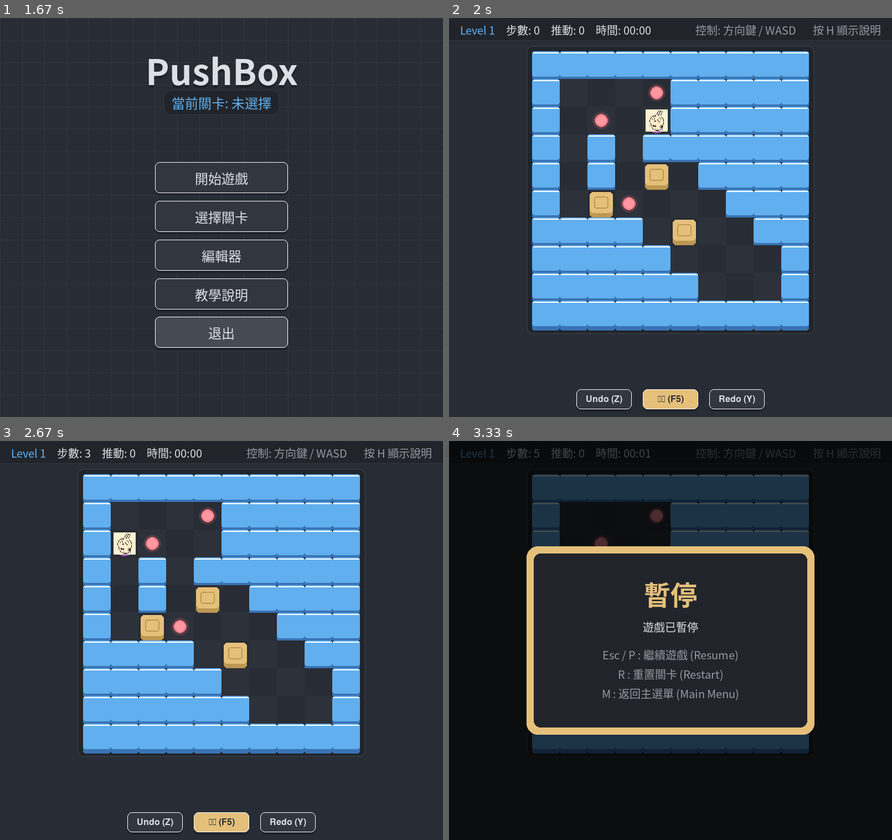
Above: before the commit, frames 1-4 (two rows, left to right).
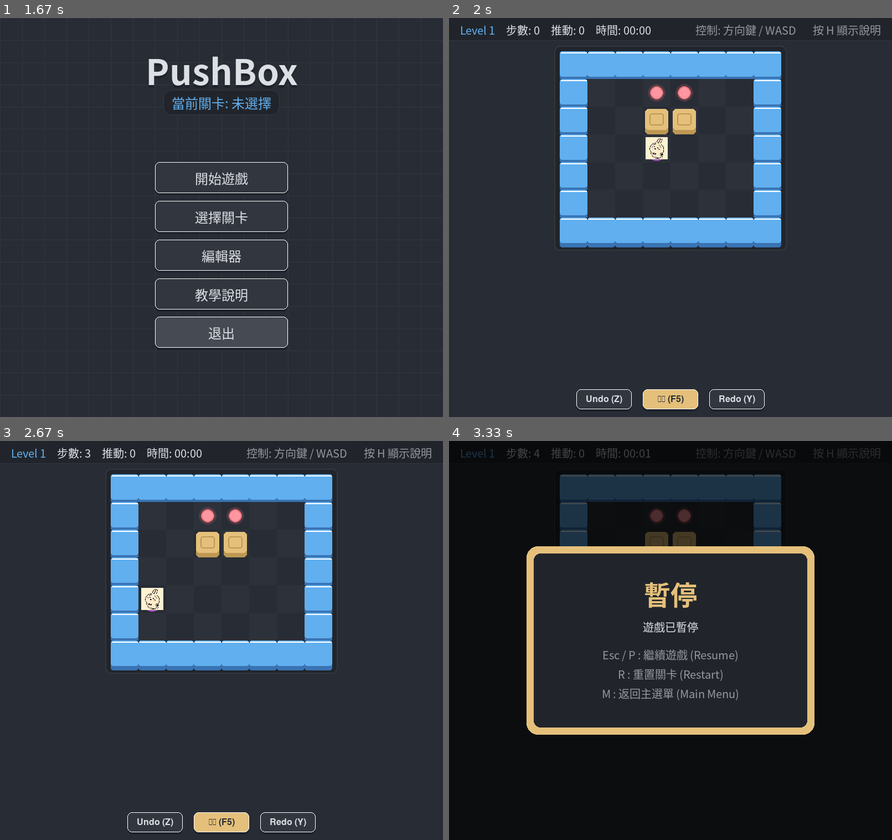
Above: after the commit, the same moments.

Repository: YI-TING-EE13/Pushbox-Pygame
Game: pygame game, started from main.py
Two runs of this game, one before a commit and one after it. Both use one fixed random seed, a clock stepped at 60 frames per second and the inputs below.
Inputs (mouse positions are in pixels of both pictures, inside the frame that each line leads up to):
- Up to frame 1 (1.67 s): hold Right 0.33-0.8 s; move the mouse to (203, 233) at 0.37 s; hold Up 0.83-1.13 s
- Up to frame 2 (2 s): click "開始遊戲" at 1.72 s
- Up to frame 3 (2.67 s): tap S at 2 s; hold Left from 2.33 s (still down)
- Up to frame 4 (3.33 s): release Left at 2.87 s; hold Down 2.9-3.2 s; tap Esc at 3.23 s

Frame 1 is identical in both runs. In frame 2, 28% of the frame differs, in the area x 18-82%, y 8-79%; in frame 3, 28%; in frame 4, 8.2%.

Commit message:
refactor: reorder default levels by difficulty

Diff:
--- a/src/pushbox/utils/constants.py
+++ b/src/pushbox/utils/constants.py
@@ -88,6 +88,92 @@
 # Default level data (Unchanged)
 DEFAULT_LEVELS = {
     "Level 1": [
+        [1, 1, 1, 1, 1, 1, 1, 1],
+        [1, 0, 0, 2, 2, 0, 0, 1],
+        [1, 0, 0, 3, 3, 0, 0, 1],
+        [1, 0, 0, 4, 0, 0, 0, 1],
+        [1, 0, 0, 0, 0, 0, 0, 1],
+        [1, 0, 0, 0, 0, 0, 0, 1],
+        [1, 1, 1, 1, 1, 1, 1, 1],
+    ],
+    "Level 2": [
+        [1, 1, 1, 1, 1, 1, 1, 1],
+        [1, 0, 2, 0, 0, 0, 0, 1],
+        [1, 0, 3, 0, 0, 0, 0, 1],
+        [1, 0, 0, 0, 0, 0, 0, 1],
+        [1, 0, 4, 0, 3, 0, 2, 1],
+        [1, 0, 0, 0, 0, 0, 0, 1],
+        [1, 0, 0, 0, 0, 0, 0, 1],
+        [1, 1, 1, 1, 1, 1, 1, 1],
+    ],
+    "Level 3": [
+        [1, 1, 1, 1, 1, 1, 1, 1, 1],
+        [1, 0, 2, 0, 2, 0, 2, 0, 1],
+        [1, 0, 3, 0, 3, 0, 3, 0, 1],
+        [1, 0, 0, 0, 4, 0, 0, 0, 1],
+        [1, 0, 0, 0, 0, 0, 0, 0, 1],
+        [1, 0, 1, 1, 1, 0, 0, 0, 1],
+        [1, 0, 0, 0, 0, 0, 0, 0, 1],
+        [1, 1, 1, 1, 1, 1, 1, 1, 1],
+    ],
+    "Level 4": [
+        [1, 1, 1, 1, 1, 1, 1, 1, 1],
+        [1, 0, 0, 0, 0, 1, 1, 1, 1],
+        [1, 0, 3, 3, 3, 1, 1, 1, 1],
+        [1, 0, 0, 1, 2, 2, 1, 1, 1],
+        [1, 1, 0, 0, 2, 2, 3, 0, 1],
+        [1, 1, 0, 0, 0, 0, 4, 0, 1],
+        [1, 1, 1, 1, 1, 1, 1, 1, 1],
+    ],
+    "Level 5": [
+        [1, 1, 1, 1, 1, 1, 1, 1, 1, 1],
+        [1, 0, 0, 2, 0, 2, 0, 0, 0, 1],
+        [1, 0, 0, 3, 0, 3, 0, 0, 0, 1],
+        [1, 0, 0, 0, 0, 0, 0, 0, 0, 1],
+        [1, 0, 0, 3, 0, 3, 0, 0, 0, 1],
+        [1, 0, 0, 2, 0, 2, 0, 0, 0, 1],
+        [1, 0, 0, 0, 4, 0, 0, 0, 0, 1],
+        [1, 0, 0, 0, 0, 0, 0, 0, 0, 1],
+        [1, 1, 1, 1, 1, 1, 1, 1, 1, 1],
+    ],
+    "Level 6": [
+        [1, 1, 1, 1, 1, 1, 1, 1],
+        [1, 0, 0, 0, 2, 0, 0, 1],
+        [1, 0, 1, 0, 3, 0, 0, 1],
+        [1, 0, 4, 0, 1, 0, 0, 1],
+        [1, 0, 0, 0, 3, 0, 2, 1],
+        [1, 0, 0, 0, 0, 0, 0, 1],
+        [1, 1, 1, 1, 1, 1, 1, 1],
+    ],
+    "Level 7": [
+        [1, 1, 1, 1, 1, 1, 1, 1, 1],
+        [1, 0, 0, 0, 2, 0, 0, 0, 1],
+        [1, 0, 1, 0, 3, 0, 1, 0, 1],
+        [1, 0, 0, 0, 1, 0, 2, 0, 1],
+        [1, 0, 4, 0, 3, 0, 0, 0, 1],
+        [1, 0, 0, 0, 0, 0, 0, 0, 1],
+        [1, 1, 1, 1, 1, 1, 1, 1, 1],
+    ],
+    "Level 8": [
+        [1, 1, 1, 1, 1, 1, 1, 1, 1, 1],
+        [1, 0, 0, 0, 2, 0, 2, 0, 0, 1],
+        [1, 0, 0, 0, 3, 0, 3, 0, 0, 1],
+        [1, 0, 0, 0, 0, 0, 0, 0, 0, 1],
+        [1, 0, 0, 1, 0, 1, 0, 0, 0, 1],
+        [1, 0, 4, 0, 3, 0, 0, 2, 0, 1],
+        [1, 0, 0, 0, 0, 0, 0, 0, 0, 1],
+        [1, 1, 1, 1, 1, 1, 1, 1, 1, 1],
+    ],
+    "Level 9": [
+        [1, 1, 1, 1, 1, 1, 1, 1, 1],
+        [1, 2, 2, 2, 2, 2, 2, 1, 1],
+        [1, 0, 0, 3, 0, 1, 0, 1, 1],
+        [1, 0, 3, 0, 1, 0, 3, 0, 1],
+        [1, 1, 3, 0, 3, 0, 3, 0, 1],
+        [1, 1, 0, 0, 4, 0, 0, 0, 1],
+        [1, 1, 1, 1, 1, 1, 1, 1, 1],
+    ],
+    "Level 10": [
         [1, 1, 1, 1, 1, 1, 1, 1, 1, 1],
         [1, 0, 0, 0, 2, 1, 1, 1, 1, 1],
         [1, 0, 2, 0, 4, 1, 1, 1, 1, 1],
@@ -99,25 +185,16 @@
         [1, 1, 1, 1, 1, 1, 0, 0, 0, 1],
         [1, 1, 1, 1, 1, 1, 1, 1, 1, 1],
     ],
-    "Level 2": [
-        [1, 1, 1, 1, 1, 1, 1, 1, 1],
-        [1, 0, 0, 0, 0, 1, 1, 1, 1],
-        [1, 0, 3, 3, 3, 1, 1, 1, 1],
-        [1, 0, 0, 1, 2, 2, 1, 1, 1],
-        [1, 1, 0, 0, 2, 2, 3, 0, 1],
-        [1, 1, 0, 0, 0, 0, 4, 0, 1],
-        [1, 1, 1, 1, 1, 1, 1, 1, 1],
-    ],
-    "Level 3": [
-        [1, 1, 1, 1, 1, 1, 1, 1, 1],
-        [1, 2, 2, 2, 2, 2, 2, 1, 1],
-        [1, 0, 0, 3, 0, 1, 0, 1, 1],
-        [1, 0, 3, 0, 1, 0, 3, 0, 1],
-        [1, 1, 3, 0, 3, 0, 3, 0, 1],
-        [1, 1, 0, 0, 4, 0, 0, 0, 1],
-        [1, 1, 1, 1, 1, 1, 1, 1, 1],
-    ],
-    "Level 4": [
+    "Level 11": [
+        [1, 1, 1, 1, 1, 1, 1, 1, 1],
+        [1, 0, 2, 0, 2, 0, 0, 0, 1],
+        [1, 0, 3, 3, 1, 0, 0, 0, 1],
+        [1, 0, 0, 4, 1, 0, 0, 0, 1],
+        [1, 0, 0, 0, 3, 0, 2, 0, 1],
+        [1, 0, 0, 0, 0, 0, 0, 0, 1],
+        [1, 1, 1, 1, 1, 1, 1, 1, 1],
+    ],
+    "Level 12": [
         [1, 1, 1, 1, 1, 1, 1, 1, 1],
         [1, 1, 1, 1, 2, 0, 0, 4, 1],
         [1, 0, 0, 3, 3, 3, 0, 0, 1],
@@ -127,7 +204,7 @@
         [1, 1, 1, 1, 0, 0, 0, 1, 1],
         [1, 1, 1, 1, 1, 1, 1, 1, 1],
     ],
-    "Level 5": [
+    "Level 13": [
         [1, 1, 1, 1, 1, 1, 1, 1, 1, 1],
         [1, 1, 1, 1, 0, 0, 0, 0, 1, 1],
         [1, 1, 2, 0, 3, 1, 1, 0, 1, 1],
@@ -135,83 +212,6 @@
         [1, 2, 2, 0, 3, 0, 3, 0, 1, 1],
         [1, 1, 1, 1, 1, 1, 0, 0, 1, 1],
         [1, 1, 1, 1, 1, 1, 1, 1, 1, 1],
-    ],
-    "Level 6": [
-        [1, 1, 1, 1, 1, 1, 1, 1],
-        [1, 0, 0, 2, 2, 0, 0, 1],
-        [1, 0, 0, 3, 3, 0, 0, 1],
-        [1, 0, 0, 4, 0, 0, 0, 1],
-        [1, 0, 0, 0, 0, 0, 0, 1],
-        [1, 0, 0, 0, 0, 0, 0, 1],
-        [1, 1, 1, 1, 1, 1, 1, 1],
-    ],
-    "Level 7": [
-        [1, 1, 1, 1, 1, 1, 1, 1],
-        [1, 0, 2, 0, 0, 0, 0, 1],
-        [1, 0, 3, 0, 0, 0, 0, 1],
-        [1, 0, 0, 0, 0, 0, 0, 1],
-        [1, 0, 4, 0, 3, 0, 2, 1],
-        [1, 0, 0, 0, 0, 0, 0, 1],
-        [1, 0, 0, 0, 0, 0, 0, 1],
-        [1, 1, 1, 1, 1, 1, 1, 1],
-    ],
-    "Level 8": [
-        [1, 1, 1, 1, 1, 1, 1, 1, 1],
-        [1, 0, 2, 0, 2, 0, 2, 0, 1],
-        [1, 0, 3, 0, 3, 0, 3, 0, 1],
-        [1, 0, 0, 0, 4, 0, 0, 0, 1],
-        [1, 0, 0, 0, 0, 0, 0, 0, 1],
-        [1, 0, 1, 1, 1, 0, 0, 0, 1],
-        [1, 0, 0, 0, 0, 0, 0, 0, 1],
-        [1, 1, 1, 1, 1, 1, 1, 1, 1],
-    ],
-    "Level 9": [
-        [1, 1, 1, 1, 1, 1, 1, 1, 1, 1],
-        [1, 0, 0, 0, 2, 0, 2, 0, 0, 1],
-        [1, 0, 0, 0, 3, 0, 3, 0, 0, 1],
-        [1, 0, 0, 0, 0, 0, 0, 0, 0, 1],
-        [1, 0, 0, 1, 0, 1, 0, 0, 0, 1],
-        [1, 0, 4, 0, 3, 0, 0, 2, 0, 1],
-        [1, 0, 0, 0, 0, 0, 0, 0, 0, 1],
-        [1, 1, 1, 1, 1, 1, 1, 1, 1, 1],
-    ],
-    "Level 10": [
-        [1, 1, 1, 1, 1, 1, 1, 1, 1, 1],
-        [1, 0, 0, 2, 0, 2, 0, 0, 0, 1],
-        [1, 0, 0, 3, 0, 3, 0, 0, 0, 1],
-        [1, 0, 0, 0, 0, 0, 0, 0, 0, 1],
-        [1, 0, 0, 3, 0, 3, 0, 0, 0, 1],
-        [1, 0, 0, 2, 0, 2, 0, 0, 0, 1],
-        [1, 0, 0, 0, 4, 0, 0, 0, 0, 1],
-        [1, 0, 0, 0, 0, 0, 0, 0, 0, 1],
-        [1, 1, 1, 1, 1, 1, 1, 1, 1, 1],
-    ],
-    "Level 11": [
-        [1, 1, 1, 1, 1, 1, 1, 1],
-        [1, 0, 0, 0, 2, 0, 0, 1],
-        [1, 0, 1, 0, 3, 0, 0, 1],
-        [1, 0, 4, 0, 1, 0, 0, 1],
-        [1, 0, 0, 0, 3, 0, 2, 1],
-        [1, 0, 0, 0, 0, 0, 0, 1],
-        [1, 1, 1, 1, 1, 1, 1, 1],
-    ],
-    "Level 12": [
-        [1, 1, 1, 1, 1, 1, 1, 1, 1],
-        [1, 0, 0, 0, 2, 0, 0, 0, 1],
-        [1, 0, 1, 0, 3, 0, 1, 0, 1],
-        [1, 0, 0, 0, 1, 0, 2, 0, 1],
-        [1, 0, 4, 0, 3, 0, 0, 0, 1],
-        [1, 0, 0, 0, 0, 0, 0, 0, 1],
-        [1, 1, 1, 1, 1, 1, 1, 1, 1],
-    ],
-    "Level 13": [
-        [1, 1, 1, 1, 1, 1, 1, 1, 1],
-        [1, 0, 2, 0, 2, 0, 0, 0, 1],
-        [1, 0, 3, 3, 1, 0, 0, 0, 1],
-        [1, 0, 0, 4, 1, 0, 0, 0, 1],
-        [1, 0, 0, 0, 3, 0, 2, 0, 1],
-        [1, 0, 0, 0, 0, 0, 0, 0, 1],
-        [1, 1, 1, 1, 1, 1, 1, 1, 1],
     ],
     "Level 14": [
         [1, 1, 1, 1, 1, 1, 1, 1, 1, 1],
@@ -224,6 +224,15 @@
         [1, 1, 1, 1, 1, 1, 1, 1, 1, 1],
     ],
     "Level 15": [
+        [1, 1, 1, 1, 1, 1, 1],
+        [1, 4, 0, 1, 0, 2, 1],
+        [1, 0, 3, 1, 3, 2, 1],
+        [1, 0, 0, 0, 0, 0, 1],
+        [1, 0, 1, 1, 1, 0, 1],
+        [1, 0, 0, 0, 0, 0, 1],
+        [1, 1, 1, 1, 1, 1, 1],
+    ],
+    "Level 16": [
         [1, 1, 1, 1, 1, 1, 1, 1, 1, 1],
         [1, 0, 2, 0, 2, 0, 2, 0, 0, 1],
         [1, 0, 3, 0, 3, 0, 3, 0, 0, 1],
@@ -234,7 +243,7 @@
         [1, 0, 2, 0, 0, 0, 0, 0, 0, 1],
         [1, 1, 1, 1, 1, 1, 1, 1, 1, 1],
     ],
-    "Level 16": [
+    "Level 17": [
         [1, 1, 1, 1, 1, 1, 1, 1, 1],
         [1, 0, 0, 0, 1, 0, 2, 2, 1],
         [1, 0, 3, 0, 1, 0, 0, 0, 1],
@@ -244,7 +253,18 @@
         [1, 0, 0, 0, 1, 0, 0, 0, 1],
         [1, 1, 1, 1, 1, 1, 1, 1, 1],
     ],
-    "Level 17": [
+    "Level 18": [
+        [1, 1, 1, 1, 1, 1, 1, 1, 1, 1],
+        [1, 0, 0, 2, 0, 0, 2, 0, 0, 1],
+        [1, 0, 3, 0, 0, 1, 0, 3, 0, 1],
+        [1, 0, 0, 0, 1, 1, 0, 0, 0, 1],
+        [1, 0, 1, 0, 0, 4, 0, 1, 0, 1],
+        [1, 0, 0, 0, 1, 1, 0, 0, 0, 1],
+        [1, 0, 3, 0, 0, 1, 0, 3, 0, 1],
+        [1, 0, 0, 2, 0, 0, 2, 0, 0, 1],
+        [1, 1, 1, 1, 1, 1, 1, 1, 1, 1],
+    ],
+    "Level 19": [
         [1, 1, 1, 1, 1, 1, 1, 1, 1, 1],
         [1, 2, 0, 0, 1, 0, 0, 0, 2, 1],
         [1, 0, 3, 0, 1, 0, 3, 0, 0, 1],
@@ -255,18 +275,85 @@
         [1, 0, 0, 0, 0, 1, 0, 0, 0, 1],
         [1, 1, 1, 1, 1, 1, 1, 1, 1, 1],
     ],
-    "Level 18": [
-        [1, 1, 1, 1, 1, 1, 1, 1, 1, 1],
-        [1, 0, 0, 2, 0, 0, 2, 0, 0, 1],
-        [1, 0, 3, 0, 0, 1, 0, 3, 0, 1],
-        [1, 0, 0, 0, 1, 1, 0, 0, 0, 1],
-        [1, 0, 1, 0, 0, 4, 0, 1, 0, 1],
-        [1, 0, 0, 0, 1, 1, 0, 0, 0, 1],
-        [1, 0, 3, 0, 0, 1, 0, 3, 0, 1],
-        [1, 0, 0, 2, 0, 0, 2, 0, 0, 1],
-        [1, 1, 1, 1, 1, 1, 1, 1, 1, 1],
-    ],
-    "Level 19": [
+    "Level 20": [
+        [1, 1, 1, 1, 1, 1, 1, 1, 1, 1],
+        [1, 4, 0, 0, 1, 0, 0, 2, 0, 1],
+        [1, 0, 3, 0, 1, 0, 0, 0, 0, 1],
+        [1, 0, 0, 0, 0, 0, 1, 0, 2, 1],
+        [1, 1, 0, 1, 1, 0, 1, 0, 0, 1],
+        [1, 0, 0, 0, 0, 3, 0, 0, 0, 1],
+        [1, 0, 2, 0, 1, 0, 0, 3, 0, 1],
+        [1, 0, 0, 0, 1, 0, 0, 0, 0, 1],
+        [1, 1, 1, 1, 1, 1, 1, 1, 1, 1],
+    ],
+    "Level 21": [
+        [1, 1, 1, 1, 1, 1, 1, 1, 1],
+        [1, 4, 0, 0, 1, 0, 0, 2, 1],
+        [1, 0, 3, 0, 1, 0, 0, 0, 1],
+        [1, 0, 0, 0, 1, 0, 0, 0, 1],
+        [1, 1, 0, 1, 1, 1, 0, 1, 1],
+        [1, 0, 0, 0, 1, 0, 0, 0, 1],
+        [1, 0, 3, 0, 1, 0, 3, 0, 1],
+        [1, 2, 0, 0, 0, 0, 0, 2, 1],
+        [1, 1, 1, 1, 1, 1, 1, 1, 1],
+    ],
+    "Level 22": [
+        [1, 1, 1, 1, 1, 1, 1, 1, 1],
+        [1, 4, 0, 0, 1, 0, 2, 0, 1],
+        [1, 0, 3, 0, 0, 0, 0, 0, 1],
+        [1, 0, 0, 1, 0, 1, 0, 2, 1],
+        [1, 1, 0, 1, 0, 1, 3, 0, 1],
+        [1, 0, 0, 0, 0, 0, 0, 0, 1],
+        [1, 0, 3, 0, 1, 0, 2, 0, 1],
+        [1, 0, 0, 0, 1, 0, 0, 0, 1],
+        [1, 1, 1, 1, 1, 1, 1, 1, 1],
+    ],
+    "Level 23": [
+        [1, 1, 1, 1, 1, 1, 1, 1, 1, 1, 1],
+        [1, 4, 0, 0, 0, 1, 0, 0, 2, 0, 1],
+        [1, 0, 3, 0, 0, 1, 0, 0, 0, 0, 1],
+        [1, 0, 0, 0, 0, 0, 0, 3, 0, 2, 1],
+        [1, 1, 0, 1, 0, 1, 0, 1, 0, 1, 1],
+        [1, 0, 0, 1, 0, 0, 0, 1, 0, 0, 1],
+        [1, 2, 0, 0, 3, 0, 0, 0, 3, 0, 1],
+        [1, 0, 0, 0, 0, 1, 0, 0, 0, 2, 1],
+        [1, 1, 1, 1, 1, 1, 1, 1, 1, 1, 1],
+    ],
+    "Level 24": [
+        [1, 1, 1, 1, 1, 1, 1, 1, 1, 1, 1],
+        [1, 4, 0, 0, 1, 0, 2, 0, 0, 0, 1],
+        [1, 0, 3, 0, 1, 0, 0, 0, 3, 0, 1],
+        [1, 0, 0, 0, 0, 0, 1, 0, 0, 2, 1],
+        [1, 1, 0, 1, 1, 0, 1, 1, 0, 1, 1],
+        [1, 0, 0, 0, 0, 0, 0, 0, 0, 0, 1],
+        [1, 2, 0, 3, 0, 1, 0, 3, 0, 0, 1],
+        [1, 0, 0, 0, 0, 1, 0, 0, 2, 0, 1],
+        [1, 1, 1, 1, 1, 1, 1, 1, 1, 1, 1],
+    ],
+    "Level 25": [
+        [1, 1, 1, 1, 1, 1, 1, 1, 1, 1, 1],
+        [1, 0, 2, 0, 0, 1, 0, 0, 2, 0, 1],
+        [1, 0, 3, 0, 0, 1, 0, 3, 0, 0, 1],
+        [1, 0, 0, 0, 0, 0, 0, 0, 0, 2, 1],
+        [1, 1, 0, 1, 0, 3, 0, 1, 0, 0, 1],
+        [1, 0, 0, 1, 0, 4, 0, 1, 0, 0, 1],
+        [1, 0, 2, 0, 0, 3, 0, 0, 3, 0, 1],
+        [1, 0, 0, 0, 0, 0, 0, 1, 0, 2, 1],
+        [1, 0, 0, 1, 0, 0, 0, 1, 0, 0, 1],
+        [1, 1, 1, 1, 1, 1, 1, 1, 1, 1, 1],
+    ],
+    "Level 26": [
+        [1, 1, 1, 1, 1, 1, 1, 1, 1, 1, 1],
+        [1, 4, 0, 0, 1, 0, 0, 0, 2, 0, 1],
+        [1, 0, 3, 0, 1, 0, 3, 0, 0, 2, 1],
+        [1, 0, 0, 0, 0, 0, 0, 1, 0, 0, 1],
+        [1, 1, 0, 1, 1, 0, 1, 1, 0, 1, 1],
+        [1, 0, 0, 0, 0, 0, 0, 0, 3, 0, 1],
+        [1, 0, 3, 0, 1, 0, 0, 0, 0, 0, 1],
+        [1, 2, 0, 0, 1, 0, 0, 2, 0, 0, 1],
+        [1, 1, 1, 1, 1, 1, 1, 1, 1, 1, 1],
+    ],
+    "Level 27": [
         [1, 1, 1, 1, 1, 1, 1, 1, 1, 1, 1],
         [1, 0, 0, 2, 1, 0, 0, 2, 0, 0, 1],
         [1, 0, 3, 0, 1, 0, 3, 0, 0, 0, 1],
@@ -278,61 +365,7 @@
         [1, 0, 0, 0, 1, 0, 0, 0, 0, 0, 1],
         [1, 1, 1, 1, 1, 1, 1, 1, 1, 1, 1],
     ],
-    "Level 20": [
-        [1, 1, 1, 1, 1, 1, 1, 1, 1, 1, 1],
-        [1, 0, 2, 0, 0, 1, 0, 0, 2, 0, 1],
-        [1, 0, 3, 0, 0, 1, 0, 3, 0, 0, 1],
-        [1, 0, 0, 0, 0, 0, 0, 0, 0, 2, 1],
-        [1, 1, 0, 1, 0, 3, 0, 1, 0, 0, 1],
-        [1, 0, 0, 1, 0, 4, 0, 1, 0, 0, 1],
-        [1, 0, 2, 0, 0, 3, 0, 0, 3, 0, 1],
-        [1, 0, 0, 0, 0, 0, 0, 1, 0, 2, 1],
-        [1, 0, 0, 1, 0, 0, 0, 1, 0, 0, 1],
-        [1, 1, 1, 1, 1, 1, 1, 1, 1, 1, 1],
-    ],
-    "Level 21": [
-        [1, 1, 1, 1, 1, 1, 1, 1, 1],
-        [1, 4, 0, 0, 1, 0, 0, 2, 1],
-        [1, 0, 3, 0, 1, 0, 0, 0, 1],
-        [1, 0, 0, 0, 1, 0, 0, 0, 1],
-        [1, 1, 0, 1, 1, 1, 0, 1, 1],
-        [1, 0, 0, 0, 1, 0, 0, 0, 1],
-        [1, 0, 3, 0, 1, 0, 3, 0, 1],
-        [1, 2, 0, 0, 0, 0, 0, 2, 1],
-        [1, 1, 1, 1, 1, 1, 1, 1, 1],
-    ],
-    "Level 22": [
-        [1, 1, 1, 1, 1, 1, 1],
-        [1, 4, 0, 1, 0, 2, 1],
-        [1, 0, 3, 1, 3, 2, 1],
-        [1, 0, 0, 0, 0, 0, 1],
-        [1, 0, 1, 1, 1, 0, 1],
-        [1, 0, 0, 0, 0, 0, 1],
-        [1, 1, 1, 1, 1, 1, 1],
-    ],
-    "Level 23": [
-        [1, 1, 1, 1, 1, 1, 1, 1, 1, 1, 1],
-        [1, 4, 0, 0, 1, 0, 0, 0, 2, 0, 1],
-        [1, 0, 3, 0, 1, 0, 3, 0, 0, 2, 1],
-        [1, 0, 0, 0, 0, 0, 0, 1, 0, 0, 1],
-        [1, 1, 0, 1, 1, 0, 1, 1, 0, 1, 1],
-        [1, 0, 0, 0, 0, 0, 0, 0, 3, 0, 1],
-        [1, 0, 3, 0, 1, 0, 0, 0, 0, 0, 1],
-        [1, 2, 0, 0, 1, 0, 0, 2, 0, 0, 1],
-        [1, 1, 1, 1, 1, 1, 1, 1, 1, 1, 1],
-    ],
-    "Level 24": [
-        [1, 1, 1, 1, 1, 1, 1, 1, 1],
-        [1, 4, 0, 0, 1, 0, 2, 0, 1],
-        [1, 0, 3, 0, 0, 0, 0, 0, 1],
-        [1, 0, 0, 1, 0, 1, 0, 2, 1],
-        [1, 1, 0, 1, 0, 1, 3, 0, 1],
-        [1, 0, 0, 0, 0, 0, 0, 0, 1],
-        [1, 0, 3, 0, 1, 0, 2, 0, 1],
-        [1, 0, 0, 0, 1, 0, 0, 0, 1],
-        [1, 1, 1, 1, 1, 1, 1, 1, 1],
-    ],
-    "Level 25": [
+    "Level 28": [
         [1, 1, 1, 1, 1, 1, 1, 1, 1, 1, 1],
         [1, 4, 0, 0, 1, 0, 2, 0, 0, 2, 1],
         [1, 0, 3, 0, 1, 0, 0, 3, 0, 0, 1],
@@ -343,39 +376,6 @@
         [1, 0, 0, 0, 1, 0, 0, 2, 0, 0, 1],
         [1, 0, 0, 0, 1, 0, 0, 0, 0, 2, 1],
         [1, 0, 0, 0, 0, 0, 1, 0, 0, 0, 1],
-        [1, 1, 1, 1, 1, 1, 1, 1, 1, 1, 1],
-    ],
-    "Level 26": [
-        [1, 1, 1, 1, 1, 1, 1, 1, 1, 1],
-        [1, 4, 0, 0, 1, 0, 0, 2, 0, 1],
-        [1, 0, 3, 0, 1, 0, 0, 0, 0, 1],
-        [1, 0, 0, 0, 0, 0, 1, 0, 2, 1],
-        [1, 1, 0, 1, 1, 0, 1, 0, 0, 1],
-        [1, 0, 0, 0, 0, 3, 0, 0, 0, 1],
-        [1, 0, 2, 0, 1, 0, 0, 3, 0, 1],
-        [1, 0, 0, 0, 1, 0, 0, 0, 0, 1],
-        [1, 1, 1, 1, 1, 1, 1, 1, 1, 1],
-    ],
-    "Level 27": [
-        [1, 1, 1, 1, 1, 1, 1, 1, 1, 1, 1],
-        [1, 4, 0, 0, 0, 1, 0, 0, 2, 0, 1],
-        [1, 0, 3, 0, 0, 1, 0, 0, 0, 0, 1],
-        [1, 0, 0, 0, 0, 0, 0, 3, 0, 2, 1],
-        [1, 1, 0, 1, 0, 1, 0, 1, 0, 1, 1],
-        [1, 0, 0, 1, 0, 0, 0, 1, 0, 0, 1],
-        [1, 2, 0, 0, 3, 0, 0, 0, 3, 0, 1],
-        [1, 0, 0, 0, 0, 1, 0, 0, 0, 2, 1],
-        [1, 1, 1, 1, 1, 1, 1, 1, 1, 1, 1],
-    ],
-    "Level 28": [
-        [1, 1, 1, 1, 1, 1, 1, 1, 1, 1, 1],
-        [1, 4, 0, 0, 1, 0, 2, 0, 0, 0, 1],
-        [1, 0, 3, 0, 1, 0, 0, 0, 3, 0, 1],
-        [1, 0, 0, 0, 0, 0, 1, 0, 0, 2, 1],
-        [1, 1, 0, 1, 1, 0, 1, 1, 0, 1, 1],
-        [1, 0, 0, 0, 0, 0, 0, 0, 0, 0, 1],
-        [1, 2, 0, 3, 0, 1, 0, 3, 0, 0, 1],
-        [1, 0, 0, 0, 0, 1, 0, 0, 2, 0, 1],
         [1, 1, 1, 1, 1, 1, 1, 1, 1, 1, 1],
     ],
     "Level 29": [
@@ -418,82 +418,82 @@
 DEFAULT_LEVEL_METADATA: dict[str, LevelMetadata] = {
     "Level 1": {
         "difficulty": "Intro",
-        "theme": "Basic Route",
-        "boxes": 3,
-        "note": "Introduces movement, pushing, and target matching.",
-    },
-    "Level 2": {
-        "difficulty": "Intro",
-        "theme": "Cluster Pushes",
-        "boxes": 4,
-        "note": "Uses grouped boxes and nearby targets.",
-    },
-    "Level 3": {
-        "difficulty": "Intro+",
-        "theme": "Target Row",
-        "boxes": 6,
-        "note": "Practices organizing several boxes toward a shared target area.",
-    },
-    "Level 4": {
-        "difficulty": "Intermediate",
-        "theme": "Blocked Center",
-        "boxes": 5,
-        "note": "Adds wall-separated lanes and more careful ordering.",
-    },
-    "Level 5": {
-        "difficulty": "Intermediate",
-        "theme": "Compact Cluster",
-        "boxes": 5,
-        "note": "Uses a denser room with multiple nearby targets.",
-    },
-    "Level 6": {
-        "difficulty": "Intro",
         "theme": "Twin Push",
         "boxes": 2,
         "note": "Simple two-box alignment practice.",
     },
-    "Level 7": {
-        "difficulty": "Intro+",
+    "Level 2": {
+        "difficulty": "Intro",
         "theme": "Split Targets",
         "boxes": 2,
         "note": "Introduces separated goals across a wider room.",
     },
-    "Level 8": {
+    "Level 3": {
         "difficulty": "Intro+",
         "theme": "Three Columns",
         "boxes": 3,
         "note": "Practices repeated vertical alignment with three boxes.",
     },
-    "Level 9": {
-        "difficulty": "Intermediate",
-        "theme": "Obstacle Spacing",
-        "boxes": 3,
-        "note": "Adds simple interior walls that affect positioning.",
-    },
-    "Level 10": {
+    "Level 4": {
+        "difficulty": "Intro+",
+        "theme": "Cluster Pushes",
+        "boxes": 4,
+        "note": "Uses grouped boxes and nearby targets.",
+    },
+    "Level 5": {
         "difficulty": "Intermediate",
         "theme": "Four-Box Grid",
         "boxes": 4,
         "note": "Combines vertical push lanes with a larger open space.",
     },
-    "Level 11": {
+    "Level 6": {
         "difficulty": "Intermediate",
         "theme": "Offset Goals",
         "boxes": 2,
         "note": "Uses separated boxes and targets with interior obstruction.",
     },
-    "Level 12": {
+    "Level 7": {
         "difficulty": "Intermediate",
         "theme": "Staggered Paths",
         "boxes": 2,
         "note": "Requires navigating around staggered wall positions.",
     },
-    "Level 13": {
+    "Level 8": {
+        "difficulty": "Intermediate",
+        "theme": "Obstacle Spacing",
+        "boxes": 3,
+        "note": "Adds simple interior walls that affect positioning.",
+    },
+    "Level 9": {
+        "difficulty": "Intermediate+",
+        "theme": "Target Row",
+        "boxes": 6,
+        "note": "Practices organizing several boxes toward a shared target area.",
+    },
+    "Level 10": {
+        "difficulty": "Intermediate+",
+        "theme": "Basic Route",
+        "boxes": 3,
+        "note": "Introduces movement, pushing, and target matching.",
+    },
+    "Level 11": {
         "difficulty": "Intermediate+",
         "theme": "Tight Cluster",
         "boxes": 3,
         "note": "Places boxes close together near blocked lanes.",
     },
+    "Level 12": {
+        "difficulty": "Intermediate+",
+        "theme": "Blocked Center",
+        "boxes": 5,
+        "note": "Adds wall-separated lanes and more careful ordering.",
+    },
+    "Level 13": {
+        "difficulty": "Advanced",
+        "theme": "Compact Cluster",
+        "boxes": 5,
+        "note": "Uses a denser room with multiple nearby targets.",
+    },
     "Level 14": {
         "difficulty": "Advanced",
         "theme": "Lane Control",
@@ -502,88 +502,88 @@
     },
     "Level 15": {
         "difficulty": "Advanced",
+        "theme": "Two-Box Ordering Lock",
+        "boxes": 2,
+        "note": "Uses a single-column corridor exit where box order affects access.",
+    },
+    "Level 16": {
+        "difficulty": "Advanced",
         "theme": "Mixed Columns",
         "boxes": 4,
         "note": "Combines multiple vertical lanes with central positioning.",
     },
-    "Level 16": {
+    "Level 17": {
         "difficulty": "Advanced",
         "theme": "L-Corridor",
         "boxes": 2,
         "note": "Focuses on turning movement and angled access routes.",
     },
-    "Level 17": {
+    "Level 18": {
+        "difficulty": "Advanced",
+        "theme": "Central Island",
+        "boxes": 4,
+        "note": "Uses a central obstacle island to shape approach routes.",
+    },
+    "Level 19": {
         "difficulty": "Advanced",
         "theme": "Split Warehouse",
         "boxes": 3,
         "note": "Uses left and right sections connected through shared space.",
     },
-    "Level 18": {
-        "difficulty": "Advanced",
-        "theme": "Central Island",
-        "boxes": 4,
-        "note": "Uses a central obstacle island to shape approach routes.",
-    },
-    "Level 19": {
-        "difficulty": "Advanced+",
-        "theme": "Small Rooms",
-        "boxes": 4,
-        "note": "Uses narrow doors and separated rooms to constrain order.",
-    },
     "Level 20": {
+        "difficulty": "Advanced",
+        "theme": "Switchback Hall",
+        "boxes": 3,
+        "note": "Uses inner partitions to require route switching and repositioning.",
+    },
+    "Level 21": {
+        "difficulty": "Advanced",
+        "theme": "Long Reposition Route",
+        "boxes": 3,
+        "note": "Requires traveling long loops to steer boxes from behind.",
+    },
+    "Level 22": {
+        "difficulty": "Advanced+",
+        "theme": "Narrow Door Recovery",
+        "boxes": 3,
+        "note": "Uses tight door frames that require careful recovery positioning.",
+    },
+    "Level 23": {
+        "difficulty": "Advanced+",
+        "theme": "Twin Courtyards",
+        "boxes": 4,
+        "note": "Connects two open courtyards with mild ordering pressure.",
+    },
+    "Level 24": {
+        "difficulty": "Advanced+",
+        "theme": "Central Spine",
+        "boxes": 4,
+        "note": "Uses a central wall spine to force side-to-side routing.",
+    },
+    "Level 25": {
         "difficulty": "Advanced+",
         "theme": "Mixed Warehouse",
         "boxes": 5,
         "note": "Combines multiple boxes, wall segments, and target regions.",
     },
-    "Level 21": {
-        "difficulty": "Advanced",
-        "theme": "Long Reposition Route",
-        "boxes": 3,
-        "note": "Requires traveling long loops to steer boxes from behind.",
-    },
-    "Level 22": {
-        "difficulty": "Advanced",
-        "theme": "Two-Box Ordering Lock",
-        "boxes": 2,
-        "note": "Uses a single-column corridor exit where box order affects access.",
-    },
-    "Level 23": {
+    "Level 26": {
         "difficulty": "Advanced+",
         "theme": "Three-Zone Warehouse",
         "boxes": 4,
         "note": "Connects three chambers in sequence for multi-stage box transfers.",
     },
-    "Level 24": {
-        "difficulty": "Advanced+",
-        "theme": "Narrow Door Recovery",
-        "boxes": 3,
-        "note": "Uses tight door frames that require careful recovery positioning.",
-    },
-    "Level 25": {
+    "Level 27": {
+        "difficulty": "Advanced+",
+        "theme": "Small Rooms",
+        "boxes": 4,
+        "note": "Uses narrow doors and separated rooms to constrain order.",
+    },
+    "Level 28": {
         "difficulty": "Advanced+",
         "theme": "Mixed Final Challenge",
         "boxes": 5,
         "note": "Combines routing loops, ordering locks, and narrow doorway planning.",
     },
-    "Level 26": {
-        "difficulty": "Advanced",
-        "theme": "Switchback Hall",
-        "boxes": 3,
-        "note": "Uses inner partitions to require route switching and repositioning.",
-    },
-    "Level 27": {
-        "difficulty": "Advanced+",
-        "theme": "Twin Courtyards",
-        "boxes": 4,
-        "note": "Connects two open courtyards with mild ordering pressure.",
-    },
-    "Level 28": {
-        "difficulty": "Advanced+",
-        "theme": "Central Spine",
-        "boxes": 4,
-        "note": "Uses a central wall spine to force side-to-side routing.",
-    },
     "Level 29": {
         "difficulty": "Advanced+",
         "theme": "Offset Storage",
Not shown, changed: LEVEL_DESIGN.md
